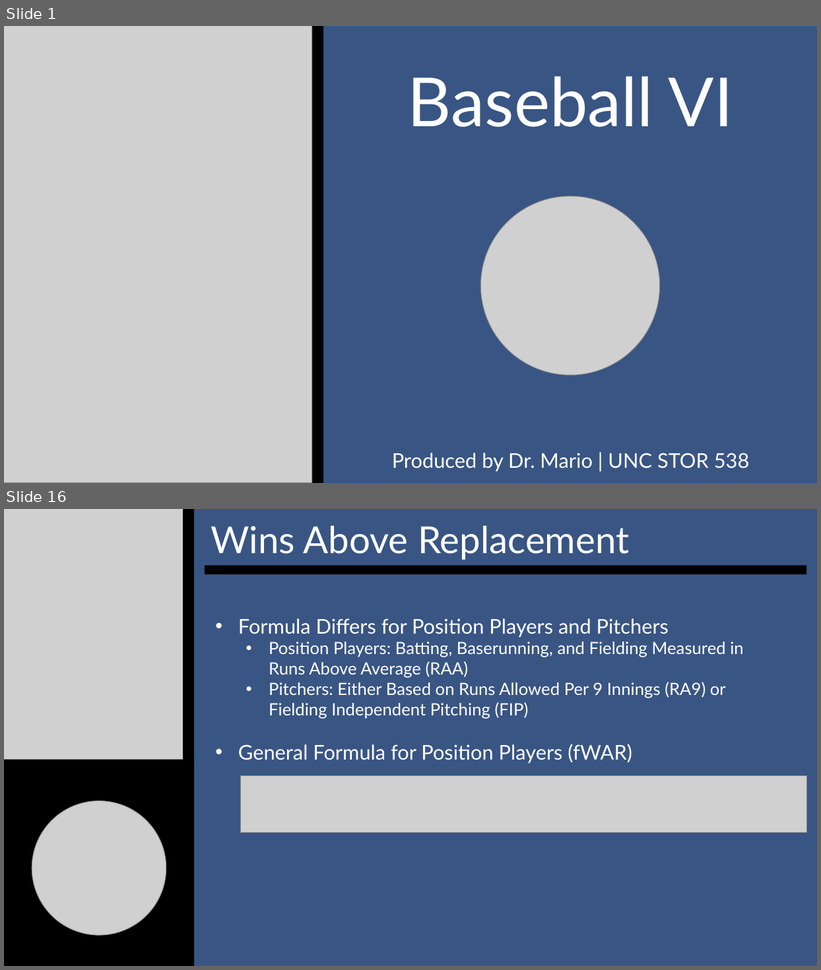
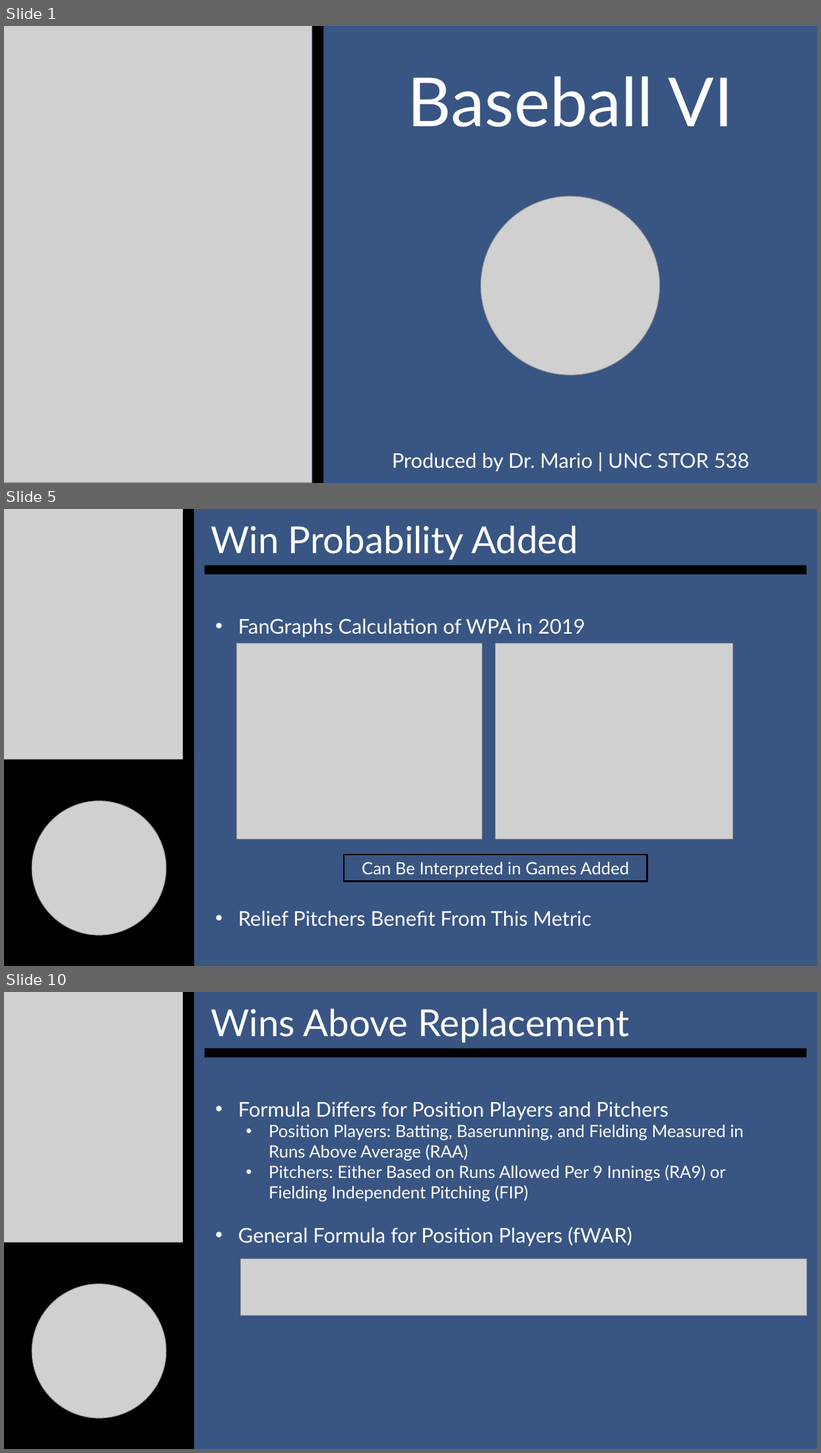
Before and after one commit to SuperMarioGiacomazzo/STOR538_WEBSITE, a slide deck: Slides/Baseball 6/Baseball_6_Lecture.pptx. Shown one above the other, each under a label of ours: slides 1 and 16 before the commit, slides 1, 5 and 10 after it; the slides between them are not shown. The pictures are 821x970 and 821x1453 pixels, drawn with LibreOffice and Linux fonts; fonts in the diff are those of the drawing; grey boxes stand for pictures. Boxes give left, top, right and bottom in pixels: in the first picture for what was removed or moved away, otherwise in the second. Text is boxed around its words. In the diff, an @@ line names an element or a change of style, - is before the commit and + after.

```diff
--- a/Slides/Baseball 6/Baseball_6_Lecture.pptx
+++ b/Slides/Baseball 6/Baseball_6_Lecture.pptx
@@ slide 5 added at [4,509,817,966], background #FFFFFF @@
@@ rectangle added at [4,509,817,966], fill #395583, outline #325491 1 pt @@
@@ picture added at [4,509,184,770] @@
@@ rectangle added at [184,509,194,770], fill #000000 @@
@@ subtitle added at [211,525,578,560], 44 pt, text #FFFFFF @@
+Win Probability Added
@@ rectangle added at [205,565,807,574], fill #000000 @@
@@ text added at [238,619,592,927], 24 pt, text #FFFFFF @@
+• FanGraphs Calculation of WPA in 2019
+• Relief Pitchers Benefit From This Metric
@@ picture added at [237,643,482,840] @@
@@ picture added at [496,644,733,840] @@
@@ rectangle added at [4,760,194,966], fill #000000 @@
@@ picture added at [32,801,166,935] @@
@@ rectangle added at [344,855,648,882], outline #000000 2 pt, 20 pt, text #FFFFFF @@
+Can Be Interpreted in Games Added
@@ what was slide 16 is now slide 10 @@
```
Also in this commit, not shown: 3 slides changed, 6 other slides added, 11 slides removed, 6 other files.
